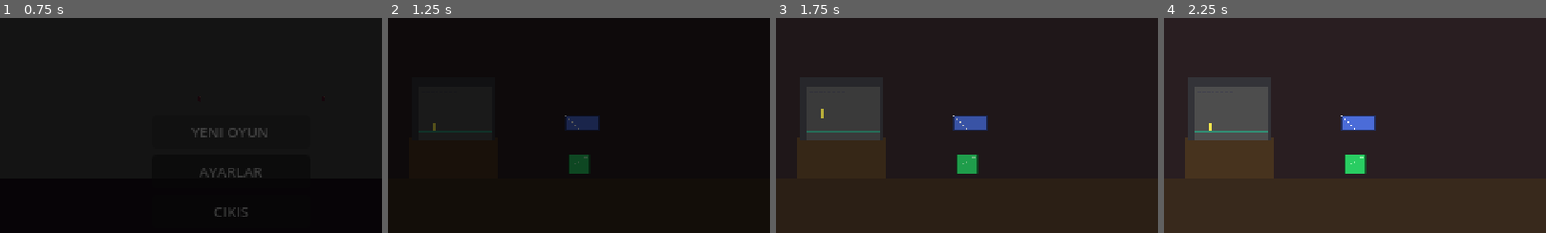
Above: before the commit, frames 1-4 (left to right).
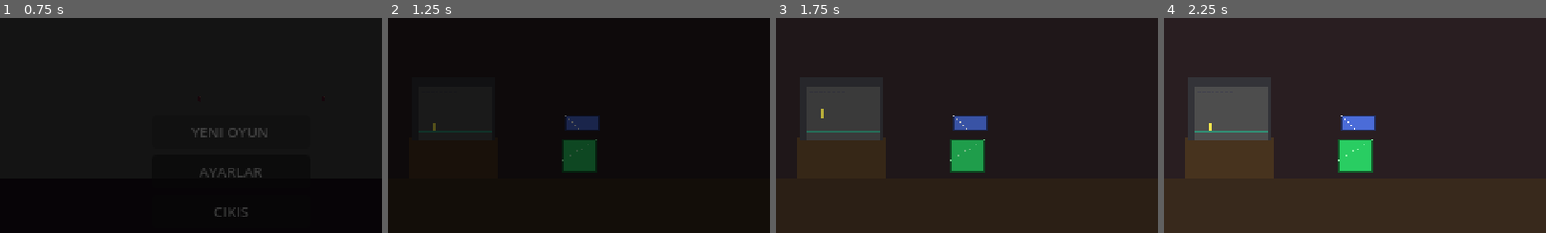
Above: after the commit, the same moments.

Repository: Eruldin/Honor-Meselesi
Game: Godot game, scene res://src/ui/Title.tscn
Same seed, same stepped clock (60 frames per second), same inputs: the game is played once before the commit and once after it.
Inputs (mouse positions are % of the whole screen's width and height, from its top left):
- Up to frame 1 (0.75 s): click "YENI OYUN" at 0.5 s
- Up to frame 2 (1.25 s): no input
- Up to frame 3 (1.75 s): tap Enter at 1.25 s; move the mouse to (72, 45) at 1.27 s; hold D (move_right) from 1.28 s (still down); tap J (attack) at 1.35 s; click (72, 45) at 1.42 s; tap Space (jump) at 1.52 s
- Up to frame 4 (2.25 s): release D (move_right) at 2 s; drag from (30, 55) to (45, 84) at 2.02 s
The pictures show only the part of the screen within x 20-70%, y 50-100%; the shares and areas given below are measured in that part.

Frame 1 is identical in both runs. In frame 2, 0.9% of the frame differs, in the area x 45-55%, y 56-73%; in frame 3, 1.1%; in frame 4, 1.1%.

Commit message:
Form sprite'lari: placeholder yerine gercek dusman assetleri (rooster/drone/machine_guy/ghost/heavy_knight)
Co-Authored-By: Devin AI <158243242+devin-ai-integration[bot]@users.noreply.github.com>

Diff:
--- a/config/forms/drone.tres
+++ b/config/forms/drone.tres
@@ -6,7 +6,8 @@
 script = ExtResource("1_fd")
 id = &"drone"
 display_name = "Drone"
-sprite_color = Color(0.3, 0.9, 1.0, 1)
+sprite_asset = &"enemy/drone"
+sprite_color = Color(0.85, 1, 1, 1)
 body_size = Vector2(12, 10)
 can_hack = true
 hover_gravity_mult = 0.55
--- a/config/forms/golge.tres
+++ b/config/forms/golge.tres
@@ -6,6 +6,7 @@
 script = ExtResource("1_fd")
 id = &"golge"
 display_name = "Golge/Yarasa"
+sprite_asset = &"enemy/ghost"
 sprite_color = Color(0.35, 0.2, 0.5, 1)
 body_size = Vector2(11, 14)
 dash_iframes = true
--- a/config/forms/robot.tres
+++ b/config/forms/robot.tres
@@ -6,7 +6,8 @@
 script = ExtResource("1_fd")
 id = &"robot"
 display_name = "Robot"
-sprite_color = Color(0.55, 0.6, 0.7, 1)
+sprite_asset = &"enemy/machine_guy/idle"
+sprite_color = Color(1, 1, 1, 1)
 body_size = Vector2(14, 20)
 run_speed_mult = 0.62
 jump_velocity_mult = 0.85
--- a/config/forms/sovalye.tres
+++ b/config/forms/sovalye.tres
@@ -6,7 +6,8 @@
 script = ExtResource("1_fd")
 id = &"sovalye"
 display_name = "Sovalye (gecici)"
-sprite_color = Color(0.7, 0.7, 0.85, 1)
+sprite_asset = &"enemy/heavy_knight"
+sprite_color = Color(0.95, 0.95, 1, 1)
 body_size = Vector2(14, 20)
 damage_mult = 2.0
 duration = 25.0
--- a/config/forms/tavuk.tres
+++ b/config/forms/tavuk.tres
@@ -6,7 +6,8 @@
 script = ExtResource("1_fd")
 id = &"tavuk"
 display_name = "Tavuk"
-sprite_color = Color(1, 0.9, 0.3, 1)
+sprite_asset = &"enemy/rooster"
+sprite_color = Color(1, 1, 1, 1)
 body_size = Vector2(8, 10)
 run_speed_mult = 0.9
 jump_velocity_mult = 0.78
--- a/src/player/forms/form_data.gd
+++ b/src/player/forms/form_data.gd
@@ -5,7 +5,8 @@
 
 @export var id: StringName = &""
 @export var display_name: String = ""
-@export var sprite_color := Color.WHITE        ## placeholder tint
+@export var sprite_asset: StringName = &""      ## gercek sprite id (orn. enemy/rooster); bos: player/<id>/idle
+@export var sprite_color := Color.WHITE        ## sprite uzerine tint (golge icin koyu)
 @export var body_size := Vector2(12, 18)       ## collision + sprite
 @export var damage_mult := 1.0                 ## sovalye: agir kilic
 @export var duration := 0.0                    ## >0: gecici form (sn); dolunca samuraya doner
--- a/src/player/samurai.gd
+++ b/src/player/samurai.gd
@@ -582,8 +582,13 @@
 		if real:
 			_anim_name = &""
 	else:
-		sprite.texture = AssetLoader.texture(
-			&"player/%s/idle" % form.id, Vector2i(form.body_size))
+		var tex_id := form.sprite_asset
+		if tex_id == &"" or not AssetLoader.has_asset(tex_id):
+			tex_id = &"player/%s/idle" % form.id
+		# Dusmanlar gibi govdeyi asan, ayak hizali gosterim
+		var vis := Vector2i((form.body_size * 1.6).round())
+		sprite.texture = AssetLoader.texture(tex_id, vis)
+		sprite.position.y = form.body_size.y * 0.5 - vis.y * 0.5
 	sprite.modulate = form.sprite_color
 	if _anims != null:
 		# Gercek sprite kendi renklerini tasir; tint sadece placeholder'a.
